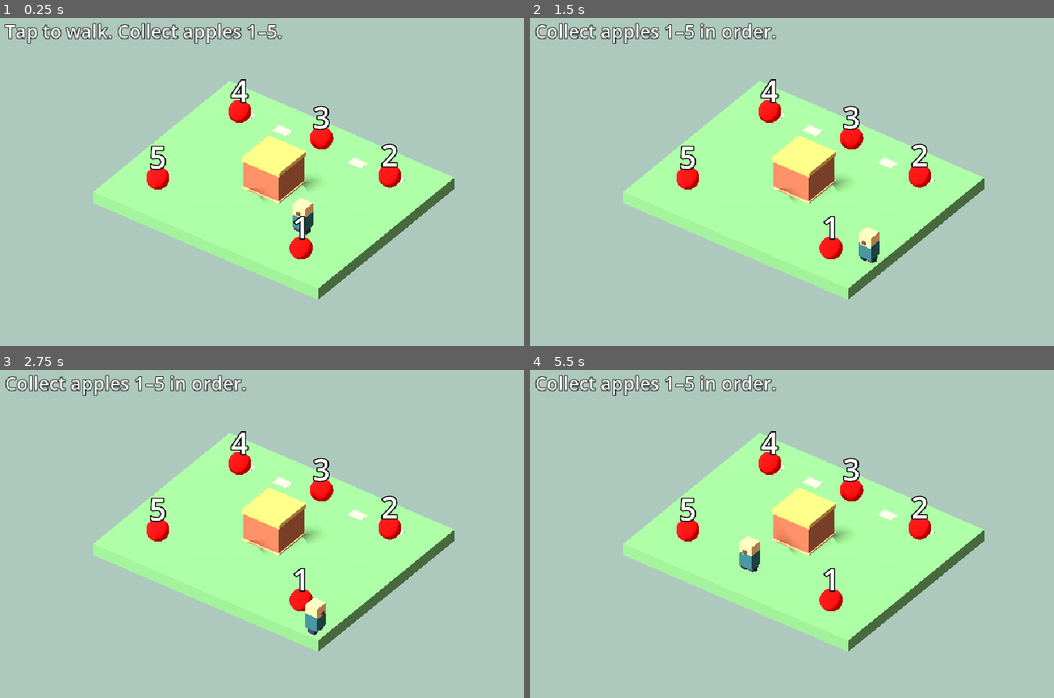
Above: before the commit, frames 1-4 (two rows, left to right).
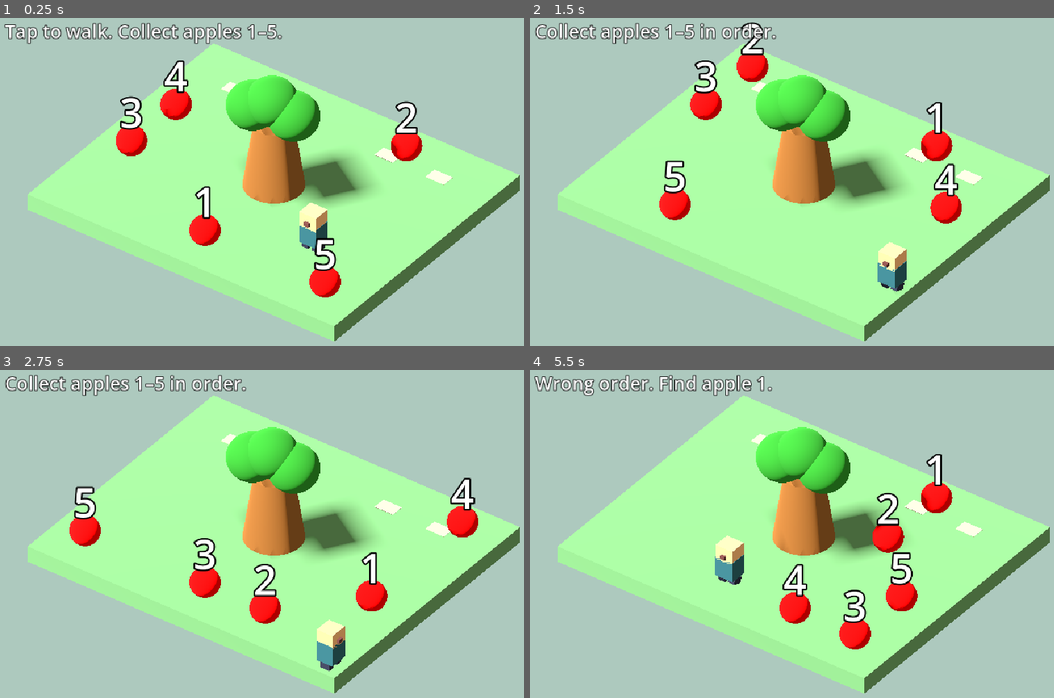
Above: after the commit, the same moments.

Repository: btbowles/garden-walk
Game: Godot game, scene res://main.tscn
The game is run twice, just before and just after one commit, with the same random seed, the same clock (stepped at 60 frames per second) and the same inputs.
Inputs (mouse positions are in pixels of both pictures, inside the frame that each line leads up to):
- Up to frame 1 (0.25 s): no input
- Up to frame 2 (1.5 s): tap Enter at 0.5 s; move the mouse to (928, 168) at 0.52 s; hold D 0.53-1.28 s; tap R at 0.6, 1.35 s; click (928, 168) at 0.67 s; move the mouse to (692, 201) at 1.27 s; hold S from 1.28 s (still down)
- Up to frame 3 (2.75 s): move the mouse to (330, 461) at 2.02 s; release S at 2.03 s; hold D from 2.03 s (still down); tap R at 2.1 s
- Up to frame 4 (5.5 s): tap Space at 2.75 s; move the mouse to (776, 606) at 2.77 s; release D at 2.78 s; hold W 2.78-3.53 s; tap R every 0.75 s from 2.85 to 5.1 s; click (776, 606) at 2.92 s; move the mouse to (970, 589) at 3.52 s; hold A 3.53-5.03 s; move the mouse to (634, 484) at 4.27 s; move the mouse to (833, 537) at 5.02 s; hold S from 5.03 s (still down); click (833, 537) at 5.17 s

The runs differ from the first frame. In frame 1, 31% of the frame differs, in the area x 5-100%, y 7-99%; in frame 2, 31%; in frame 3, 32%; in frame 4, 34%, in the area x 0-100%, y 1-99%.

Commit message:
Publish verified browser build

Diff:
--- a/apple_challenge.gd
+++ b/apple_challenge.gd
@@ -2,11 +2,22 @@
 
 var count = 0
 var previous_contact = -1
+var apple_positions: Array[Vector3] = []
+var win_countdown := 0.0
 
 func _physics_process(delta):
     var player = get_parent().get_node_or_null("Player")
     if not player:
         return
+
+    if win_countdown > 0:
+        win_countdown -= delta
+        if win_countdown <= 0:
+            reset_round("Tap to walk. Collect apples 1–5.")
+        return
+
+    if apple_positions.is_empty():
+        place_apples()
 
     var index = -1
     var last_index = previous_contact
@@ -23,6 +34,7 @@
         apple_roots[index].hide()
         count += 1
         if count == 5:
+            win_countdown = 2.0
             render_progress(5, "You win!")
         else:
             render_progress(count, "Find apple " + str(count + 1))
@@ -36,6 +48,24 @@
 
 func reset_round(message):
     count = 0
+    win_countdown = 0.0
+    previous_contact = -1
+    get_parent().tap_walk.clear()
+    apple_positions = get_current_positions()
+    place_apples()
     for root in apple_roots:
         root.show()
     render_progress(0, message)
+
+func get_current_positions():
+    var current_positions: Array[Vector3] = []
+    for root in apple_roots:
+        current_positions.append(root.global_position)
+    return current_positions
+
+func place_apples():
+    var player = get_parent().get_node_or_null("Player")
+    if player:
+        apple_positions = preload("res://apple_layout.gd").choose(player.global_position, apple_positions)
+    for i in range(5):
+        apple_roots[i].global_position = apple_positions[i]
--- /dev/null
+++ b/apple_layout.gd
@@ -0,0 +1,36 @@
+extends RefCounted
+
+class_name AppleLayout
+
+static func choose(player_position: Vector3, previous: Array[Vector3]) -> Array[Vector3]:
+    var slots = [
+        Vector3(4.7, 0, -3.7),
+        Vector3(4.7, 0, -1.2),
+        Vector3(4.7, 0, 1.2),
+        Vector3(4.7, 0, 3.7),
+        Vector3(-4.7, 0, -3.7),
+        Vector3(-4.7, 0, -1.2),
+        Vector3(-4.7, 0, 1.2),
+        Vector3(-4.7, 0, 3.7),
+        Vector3(-2.35, 0, 3.7),
+        Vector3(0, 0, 3.7),
+        Vector3(2.35, 0, 3.7),
+        Vector3(2.5, 0, -3.7),
+        Vector3(2.5, 0, -1.1)
+    ]
+
+    slots.shuffle()
+
+    var result: Array[Vector3] = []
+
+    for slot in slots:
+        if result.size() == 5:
+            break
+
+        if previous.size() == 5 and slot == previous[result.size()]:
+            continue
+
+        if slot.distance_to(player_position) >= 1.3:
+            result.append(slot)
+
+    return result
--- /dev/null
+++ b/apple_tree.gd
@@ -0,0 +1,56 @@
+extends Node3D
+
+class_name AppleTree
+
+@export var trunk_radius: float = 0.9
+@export var trunk_height: float = 2.4
+@export var foliage_radius: float = 1.7
+@export var foliage_height: float = 4.2
+
+func _ready():
+    # Create trunk
+    var trunk = MeshInstance3D.new()
+    var trunk_mesh = CylinderMesh.new()
+    trunk_mesh.top_radius = 0.65
+    trunk_mesh.bottom_radius = 1.0
+    trunk_mesh.height = 2.4
+    var trunk_material = StandardMaterial3D.new()
+    trunk_material.albedo_color = Color(0.6, 0.4, 0.2)
+    trunk.mesh = trunk_mesh
+    trunk.material_override = trunk_material
+    trunk.position = Vector3(0, trunk_height / 2, 0)
+    add_child(trunk)
+
+    # Create foliage
+    var foliage1 = MeshInstance3D.new()
+    var foliage1_mesh = SphereMesh.new()
+    foliage1_mesh.radius = 0.85
+    foliage1_mesh.height = 1.6
+    var foliage1_material = StandardMaterial3D.new()
+    foliage1_material.albedo_color = Color(0.2, 0.6, 0.2)
+    foliage1.mesh = foliage1_mesh
+    foliage1.material_override = foliage1_material
+    foliage1.position = Vector3(-0.65, 3.0, 0.25)
+    add_child(foliage1)
+
+    var foliage2 = MeshInstance3D.new()
+    var foliage2_mesh = SphereMesh.new()
+    foliage2_mesh.radius = 0.85
+    foliage2_mesh.height = 1.6
+    var foliage2_material = StandardMaterial3D.new()
+    foliage2_material.albedo_color = Color(0.2, 0.6, 0.2)
+    foliage2.mesh = foliage2_mesh
+    foliage2.material_override = foliage2_material
+    foliage2.position = Vector3(0.70, 2.95, -0.10)
+    add_child(foliage2)
+
+    var foliage3 = MeshInstance3D.new()
+    var foliage3_mesh = SphereMesh.new()
+    foliage3_mesh.radius = 0.85
+    foliage3_mesh.height = 1.6
+    var foliage3_material = StandardMaterial3D.new()
+    foliage3_material.albedo_color = Color(0.2, 0.6, 0.2)
+    foliage3.mesh = foliage3_mesh
+    foliage3.material_override = foliage3_material
+    foliage3.position = Vector3(0, 3.35, 0.1)
+    add_child(foliage3)
--- a/project.godot
+++ b/project.godot
@@ -9,7 +9,7 @@
 window/size/viewport_width=960
 window/size/viewport_height=600
 window/stretch/mode="canvas_items"
-window/stretch/aspect="keep"
+window/stretch/aspect="expand"
 
 [rendering]
 renderer/rendering_method="gl_compatibility"
--- a/scene.gd
+++ b/scene.gd
@@ -26,9 +26,10 @@
 	add_child(light)
 
 	_box(self, Vector3(0, -0.3, 0), Vector3(12, 0.6, 10), Color("#6eaa73"))
-	_box(self, Vector3(0, 0.04, 0), Vector3(2, 0.08, 2), Color("#d5b680"))
-	_box(self, Vector3(0, 0.72, 0), Vector3(1.9, 1.4, 1.9), Color("#b4684f"))
-	_box(self, Vector3(0, 1.52, 0), Vector3(2, 0.2, 2), Color("#efb95f"))
+	var apple_tree = preload("res://apple_tree.gd")
+	var apple_tree_instance = apple_tree.new()
+	apple_tree_instance.name = "AppleTree"
+	add_child(apple_tree_instance)
 	for x in [-4.0, -2.0, 2.0, 4.0]:
 		_box(self, Vector3(x, 0.005, -3.4), Vector3(0.72, 0.01, 0.48), Color("#cbd1a0"))
 
@@ -44,11 +45,13 @@
 
 	var camera := Camera3D.new()
 	camera.projection = Camera3D.PROJECTION_ORTHOGONAL
-	camera.size = 15.0
+	camera.keep_aspect = Camera3D.KEEP_WIDTH
+	camera.size = maxf(17.4, 11.0 * get_viewport().get_visible_rect().size.aspect())
 	camera.position = Vector3(8, 10, 11)
 	add_child(camera)
 	camera.look_at(Vector3.ZERO)
 	camera.make_current()
+	get_viewport().size_changed.connect(func(): camera.size = maxf(17.4, 11.0 * get_viewport().get_visible_rect().size.aspect()))
 
 func _box(parent: Node3D, at: Vector3, dimensions: Vector3, color: Color) -> MeshInstance3D:
 	var node := MeshInstance3D.new()
Not shown, added: apple_layout.gd.uid
Not shown, added: apple_tree.gd.uid
Not shown, changed: docs/index.pck
